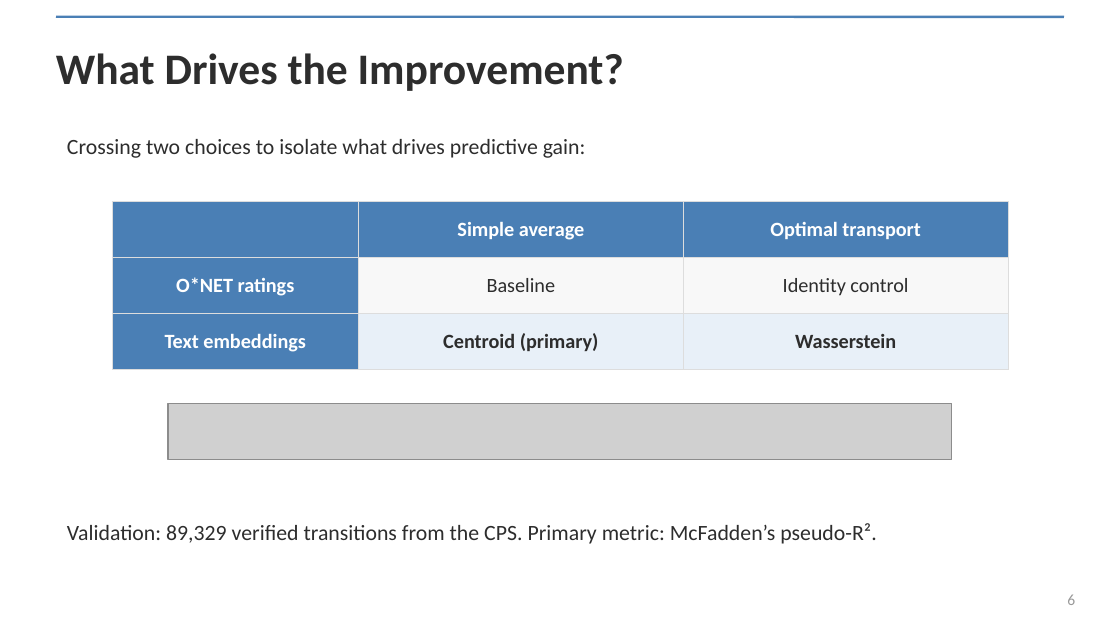
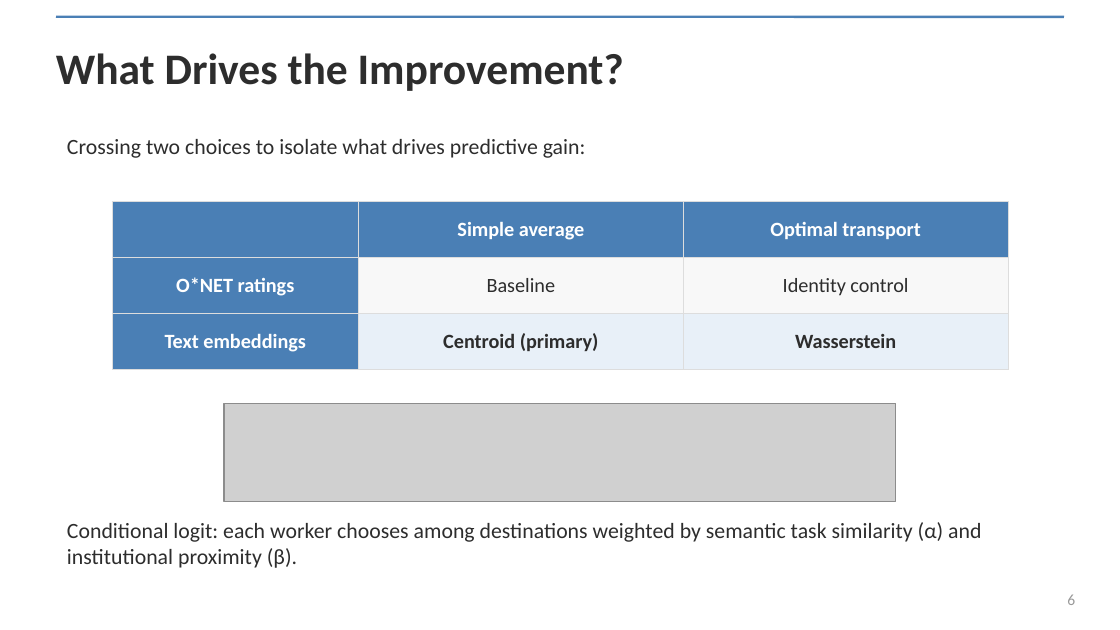
Before and after one commit to spencer2718/task-space-model, a slide deck: slide 6 of writing/presentation/task_embeddings_deck.pptx. Drawn at 1120x630 pixels with LibreOffice and Linux fonts; fonts in the diff are those of the drawing; grey boxes stand for pictures. Boxes give left, top, right and bottom in pixels: in the first picture for what was removed or moved away, otherwise in the second. Text is boxed around its words. In the diff, an @@ line names an element or a change of style, - is before the commit and + after.

```diff
--- a/writing/presentation/task_embeddings_deck.pptx
+++ b/writing/presentation/task_embeddings_deck.pptx
@@ picture: place and size @@
-picture at [168, 403, 952, 459]
+picture at [224, 403, 896, 502]
@@ text at [67, 522, 981, 568]: text changed @@
-Validation: 89,329 verified transitions from the CPS. Primary metric: McFadden’s pseudo-R².
+Conditional logit: each worker chooses among destinations weighted by semantic task similarity (α) and institutional proximity (β).
```
Also in this commit, not shown: 1 other slide changed, 8 other files.
